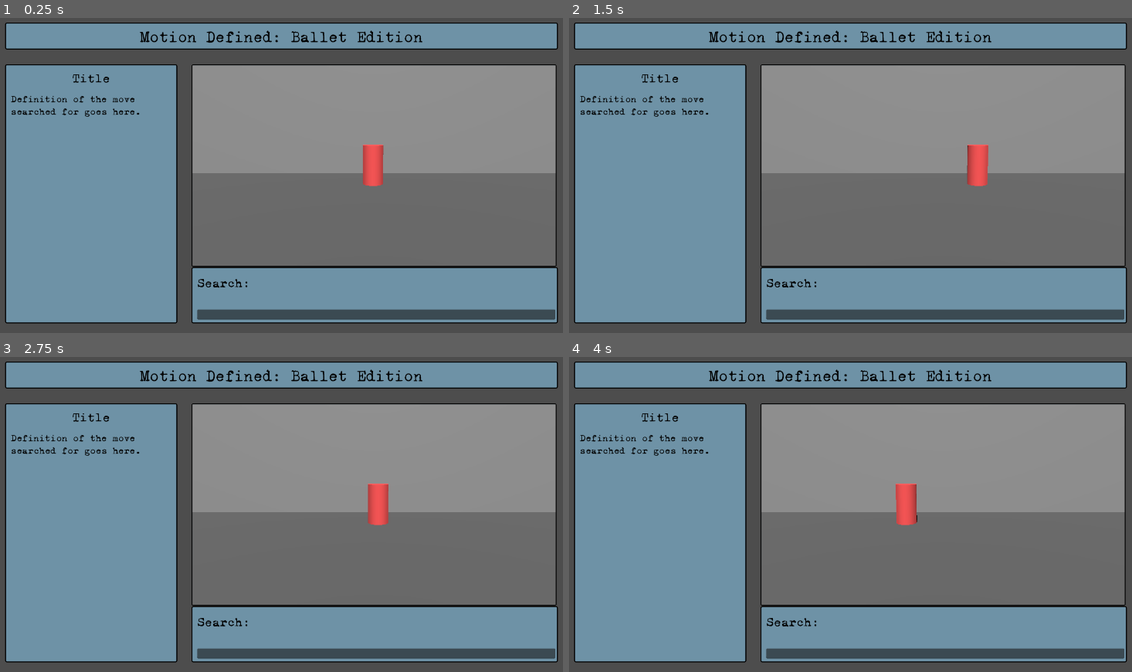
Above: before the commit, frames 1-4 (two rows, left to right).
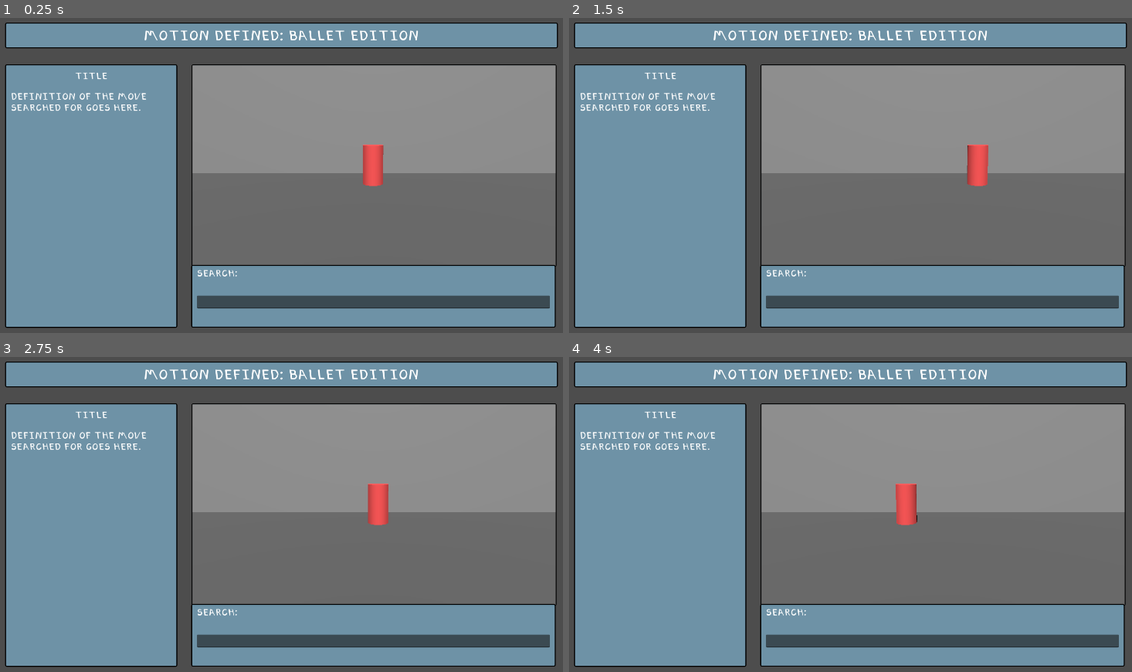
Above: after the commit, the same moments.

Repository: Makarose/Motion-Defined-Ballet-Edition
Game: Godot game, scene res://Scenes/main_scene.tscn
The game is run twice, just before and just after one commit, with the same random seed, the same clock (stepped at 60 frames per second) and the same inputs.
Inputs:
- Up to frame 1 (0.25 s): no input
- Up to frame 2 (1.5 s): no input
- Up to frame 3 (2.75 s): no input
- Up to frame 4 (4 s): no input

The runs differ from the first frame. In frame 1, 10% of the frame differs, in the area x 0-100%, y 3-99%; in frame 2, 10%; in frame 3, 10%; in frame 4, 10%.

Commit message:
Changed labels to rich text labels. Added new font. Resized font.

Diff:
--- a/Scenes/ui_scene.gd
+++ b/Scenes/ui_scene.gd
@@ -2,7 +2,7 @@
 
 @onready var search_bar: LineEdit = $CanvasLayer/Search/MarginContainerText/VBoxContainer/LineEdit
 @onready var item_list = $CanvasLayer/Search/MarginContainerText/VBoxContainer/ItemList
-@onready var selected_label = $CanvasLayer/Search/MarginContainerText/VBoxContainer/SelectedMove
+@onready var selected_label: RichTextLabel = $CanvasLayer/Search/MarginContainerText/VBoxContainer/SelectedMove
 
 var database: BalletMoveDatabase
 
@@ -28,7 +28,7 @@
 # Called whenever the search bqr text changes
 func _on_search_text_changed(new_text: String) -> void:
 	item_list.clear()
-	selected_label.text = "" #clear by default
+	selected_label.set_text("") #clear by default
 
 	if new_text == "":
 		item_list.visible = false
@@ -39,8 +39,8 @@
 		if move_name.to_lower().begins_with(new_text.to_lower()):
 			item_list.add_item(move_name)
 			# show first match as text above search bar
-			if selected_label.text == "":
-				selected_label.text = move_name
+			if selected_label.get_text() == "":
+				selected_label.set_text(move_name)
 
 	# Show list only if we have a match
 	item_list.visible = item_list.get_item_count() > 0
@@ -49,7 +49,7 @@
 func _on_item_selected(index: int) -> void:
 	var selected_move = item_list.get_item_text(index)
 	search_bar.text = selected_move
-	selected_label.text = selected_move # update label
+	selected_label.set_text(selected_move) # update label
 	item_list.visible = false
 
 	# Optional: do something with the selected move
--- a/Scenes/ui_scene.tscn
+++ b/Scenes/ui_scene.tscn
@@ -1,12 +1,7 @@
-[gd_scene load_steps=4 format=3 uid="uid://crbl3op3bapp6"]
+[gd_scene load_steps=3 format=3 uid="uid://crbl3op3bapp6"]
 
 [ext_resource type="Script" path="res://Scenes/ui_scene.gd" id="1_q043w"]
 [ext_resource type="Theme" uid="uid://bwkglkrll8mi0" path="res://ballet_theme.tres" id="1_rnxuq"]
-
-[sub_resource type="LabelSettings" id="LabelSettings_scrkw"]
-line_spacing = 5.0
-font_size = 50
-font_color = Color(0, 0, 0, 1)
 
 [node name="UI" type="Control"]
 layout_mode = 3
@@ -17,7 +12,7 @@
 grow_vertical = 2
 script = ExtResource("1_q043w")
 metadata/_edit_vertical_guides_ = [1817.0, 538.0]
-metadata/_edit_horizontal_guides_ = [982.0]
+metadata/_edit_horizontal_guides_ = [996.0]
 
 [node name="CanvasLayer" type="CanvasLayer" parent="."]
 
@@ -39,17 +34,17 @@
 theme_override_constants/margin_right = 10
 theme_override_constants/margin_bottom = 10
 
-[node name="Title" type="Label" parent="CanvasLayer/MainTitle/MarginContainerTitle"]
+[node name="Title" type="RichTextLabel" parent="CanvasLayer/MainTitle/MarginContainerTitle"]
 layout_mode = 2
-text = "Motion Defined: Ballet Edition"
-label_settings = SubResource("LabelSettings_scrkw")
-horizontal_alignment = 1
+theme_override_font_sizes/normal_font_size = 60
+bbcode_enabled = true
+text = "[center]Motion Defined: Ballet Edition[/center]"
 
 [node name="Definitions" type="PanelContainer" parent="CanvasLayer"]
 offset_left = 100.0
 offset_top = 178.0
-offset_right = 600.0
-offset_bottom = 978.0
+offset_right = 636.0
+offset_bottom = 999.0
 size_flags_stretch_ratio = 0.0
 theme = ExtResource("1_rnxuq")
 
@@ -70,14 +65,14 @@
 theme_override_constants/margin_right = 5
 theme_override_constants/margin_bottom = 5
 
-[node name="Title" type="Label" parent="CanvasLayer/Definitions/MarginContainerTextMain/VBoxContainer/MarginContainerTitle"]
-custom_minimum_size = Vector2(500, 0)
+[node name="Title" type="RichTextLabel" parent="CanvasLayer/Definitions/MarginContainerTextMain/VBoxContainer/MarginContainerTitle"]
+custom_minimum_size = Vector2(500, 40)
 layout_mode = 2
 theme = ExtResource("1_rnxuq")
 theme_type_variation = &"HeaderLarge"
-theme_override_constants/line_spacing = 0
-text = "Title"
-horizontal_alignment = 1
+theme_override_font_sizes/normal_font_size = 40
+bbcode_enabled = true
+text = "[center]Title[/center]"
 
 [node name="MarginContainerText" type="MarginContainer" parent="CanvasLayer/Definitions/MarginContainerTextMain/VBoxContainer"]
 layout_mode = 2
@@ -86,19 +81,20 @@
 theme_override_constants/margin_right = 5
 theme_override_constants/margin_bottom = 5
 
-[node name="Text" type="Label" parent="CanvasLayer/Definitions/MarginContainerTextMain/VBoxContainer/MarginContainerText"]
+[node name="Text" type="RichTextLabel" parent="CanvasLayer/Definitions/MarginContainerTextMain/VBoxContainer/MarginContainerText"]
 custom_minimum_size = Vector2(500, 700)
 layout_mode = 2
 theme = ExtResource("1_rnxuq")
+theme_override_font_sizes/normal_font_size = 40
 text = "Definition of the move searched for goes here."
 autowrap_mode = 2
-justification_flags = 161
 
 [node name="Search" type="PanelContainer" parent="CanvasLayer"]
-offset_left = 680.0
-offset_top = 810.0
-offset_right = 1820.0
-offset_bottom = 985.0
+offset_left = 679.0
+offset_top = 803.0
+offset_right = 1819.0
+offset_bottom = 999.0
+scale = Vector2(0.994802, 0.997172)
 size_flags_stretch_ratio = 0.0
 theme = ExtResource("1_rnxuq")
 
@@ -106,29 +102,35 @@
 layout_mode = 2
 theme_override_constants/margin_left = 15
 theme_override_constants/margin_top = 5
-theme_override_constants/margin_right = 5
+theme_override_constants/margin_right = 15
 theme_override_constants/margin_bottom = 5
 
 [node name="VBoxContainer" type="VBoxContainer" parent="CanvasLayer/Search/MarginContainerText"]
 layout_mode = 2
 
-[node name="Text" type="Label" parent="CanvasLayer/Search/MarginContainerText/VBoxContainer"]
-custom_minimum_size = Vector2(500, 80)
+[node name="Text" type="RichTextLabel" parent="CanvasLayer/Search/MarginContainerText/VBoxContainer"]
+custom_minimum_size = Vector2(500, 40)
 layout_mode = 2
 theme = ExtResource("1_rnxuq")
 theme_type_variation = &"HeaderLarge"
+theme_override_font_sizes/normal_font_size = 40
 text = "Search:"
-vertical_alignment = 1
 autowrap_mode = 2
-justification_flags = 161
 
-[node name="SelectedMove" type="Label" parent="CanvasLayer/Search/MarginContainerText/VBoxContainer"]
+[node name="SelectedMove" type="RichTextLabel" parent="CanvasLayer/Search/MarginContainerText/VBoxContainer"]
+custom_minimum_size = Vector2(0, 40)
 layout_mode = 2
+theme_override_font_sizes/normal_font_size = 40
 
 [node name="LineEdit" type="LineEdit" parent="CanvasLayer/Search/MarginContainerText/VBoxContainer"]
+custom_minimum_size = Vector2(0, 40)
 layout_mode = 2
+theme_override_font_sizes/font_size = 30
 
 [node name="ItemList" type="ItemList" parent="CanvasLayer/Search/MarginContainerText/VBoxContainer"]
+custom_minimum_size = Vector2(0, 40)
 layout_mode = 2
+size_flags_vertical = 3
+theme_override_font_sizes/font_size = 20
 
 [connection signal="text_changed" from="CanvasLayer/Search/MarginContainerText/VBoxContainer/LineEdit" to="." method="_on_line_edit_text_changed"]
--- a/project.godot
+++ b/project.godot
@@ -19,3 +19,7 @@
 
 window/size/viewport_width=1920
 window/size/viewport_height=1080
+
+[gui]
+
+theme/custom_font="res://Fonts/Jatoba_fonte-Regular.ttf"
Binary file added: Fonts/Jatoba_fonte-Regular.ttf
Not shown, added: Fonts/Jatoba_fonte-Regular.ttf.import
